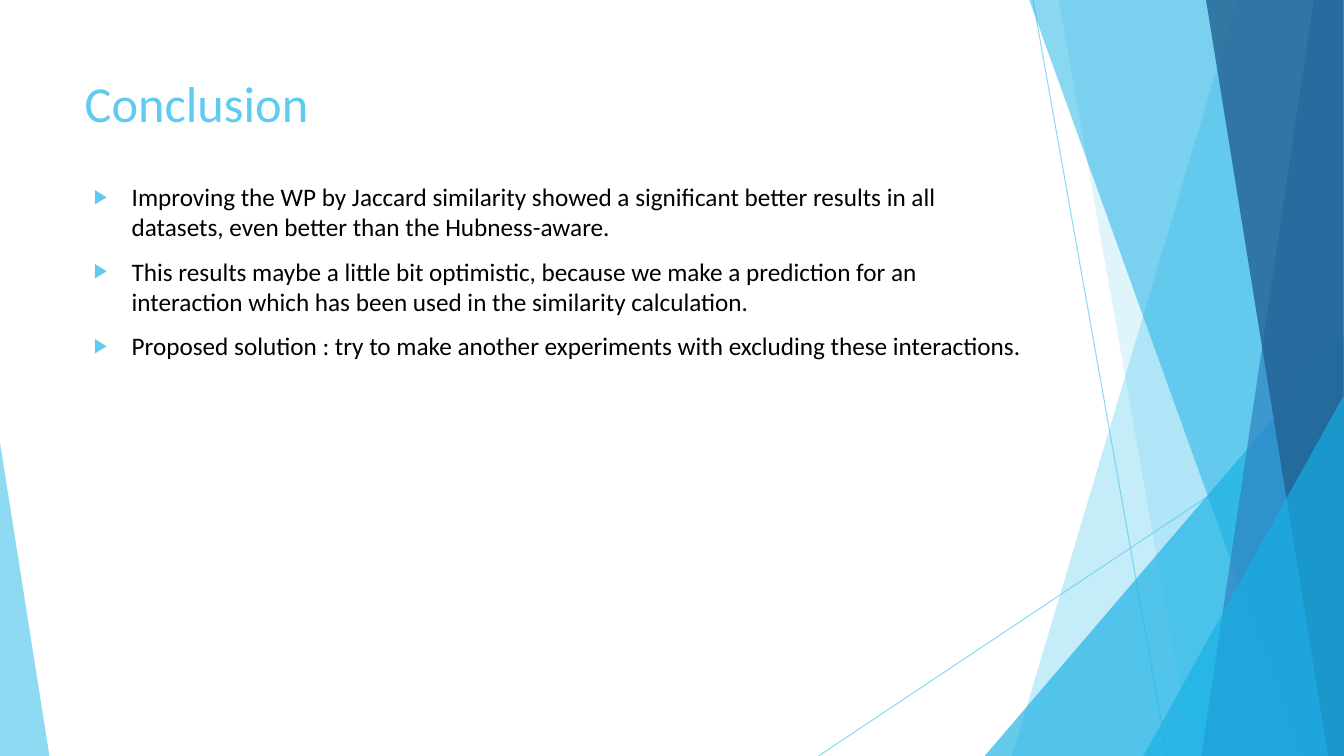
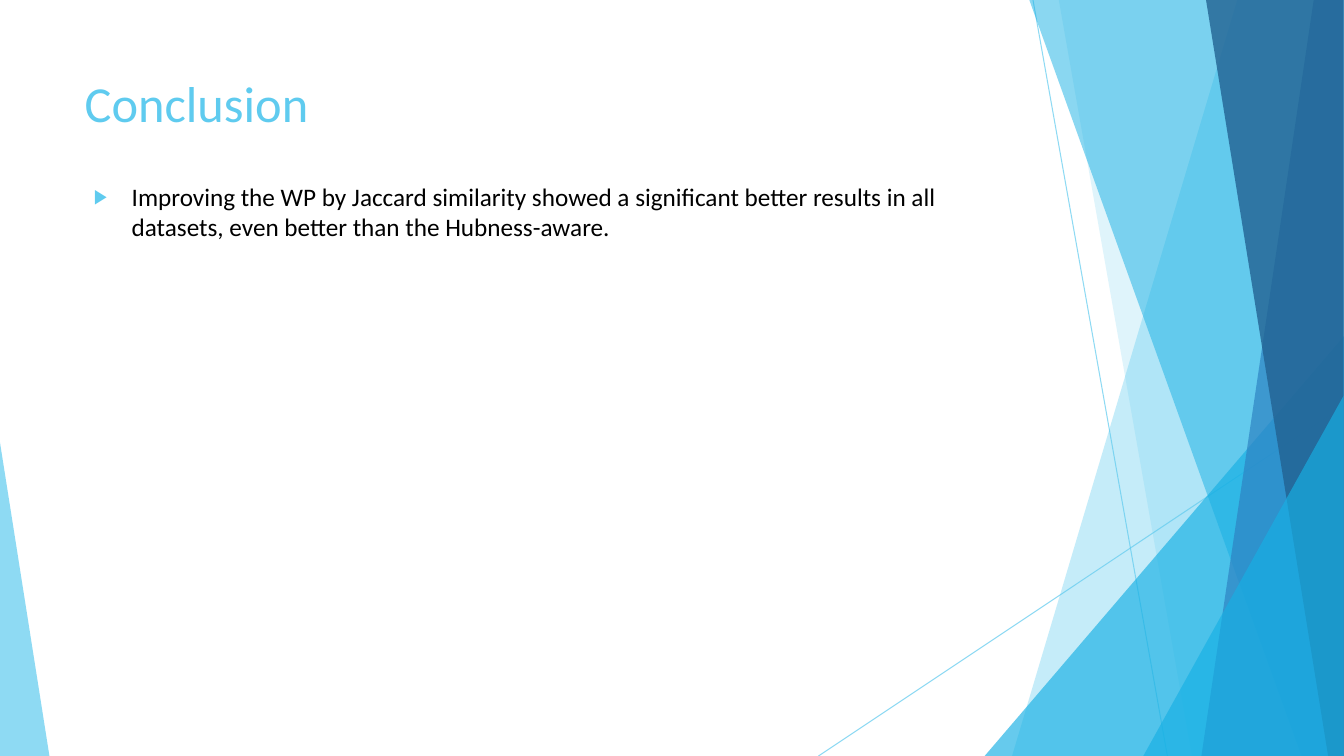
Before and after one commit to AbdullahAlZoabi/Drug-Target-Interaction-Prediction, a slide deck: slide 43 of Presentation/Drug-Target Interaction Prediction.pptx. Drawn at 1344x756 pixels with LibreOffice and Linux fonts; fonts in the diff are those of the drawing. Boxes give left, top, right and bottom in pixels: in the first picture for what was removed or moved away, otherwise in the second. Text is boxed around its words. In the diff, an @@ line names an element or a change of style, - is before the commit and + after.

```diff
--- a/Presentation/Drug-Target Interaction Prediction.pptx
+++ b/Presentation/Drug-Target Interaction Prediction.pptx
@@ text at box(132, 263, 1020, 360): paragraphs removed @@
-▶ This results maybe a little bit optimistic, because we make a prediction for an interaction which has been used in the similarity calculation.
-▶ Proposed solution : try to make another experiments with excluding these interactions.
```
Also in this commit, not shown: 9 other slides changed, 7 slides removed.
